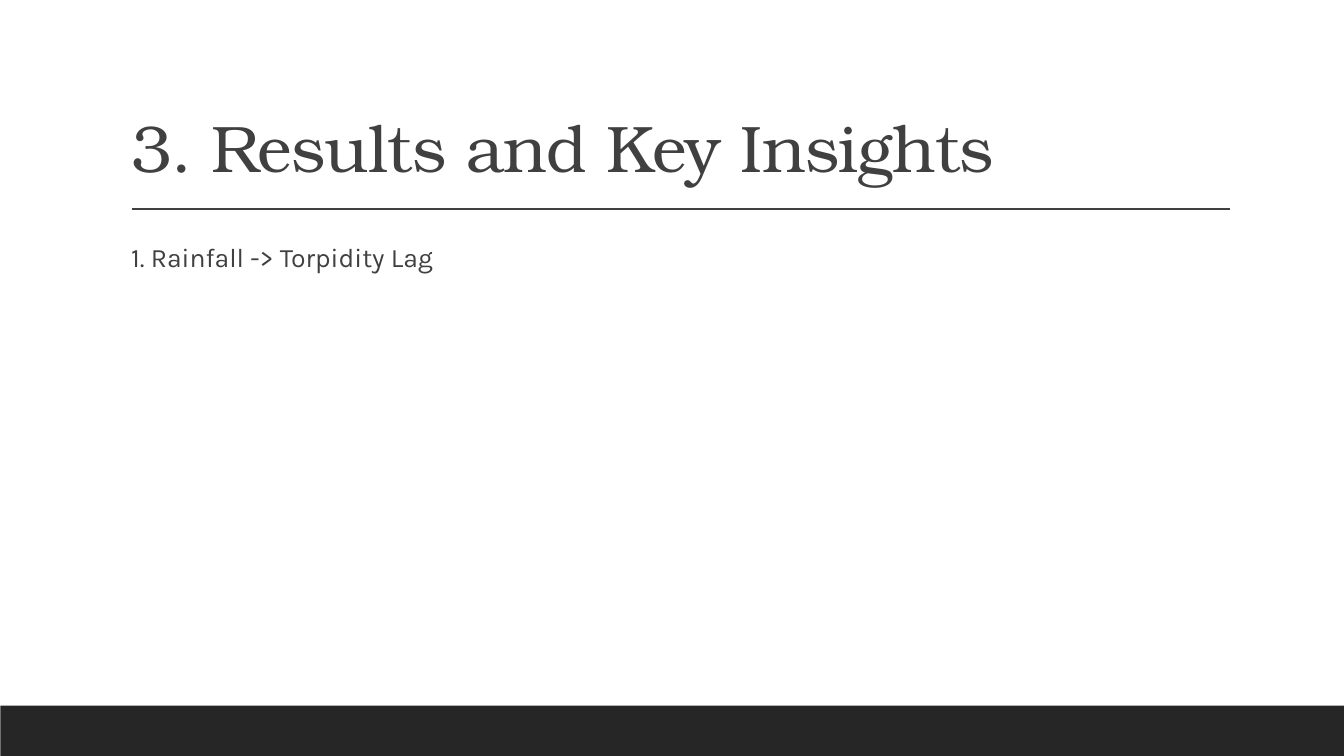
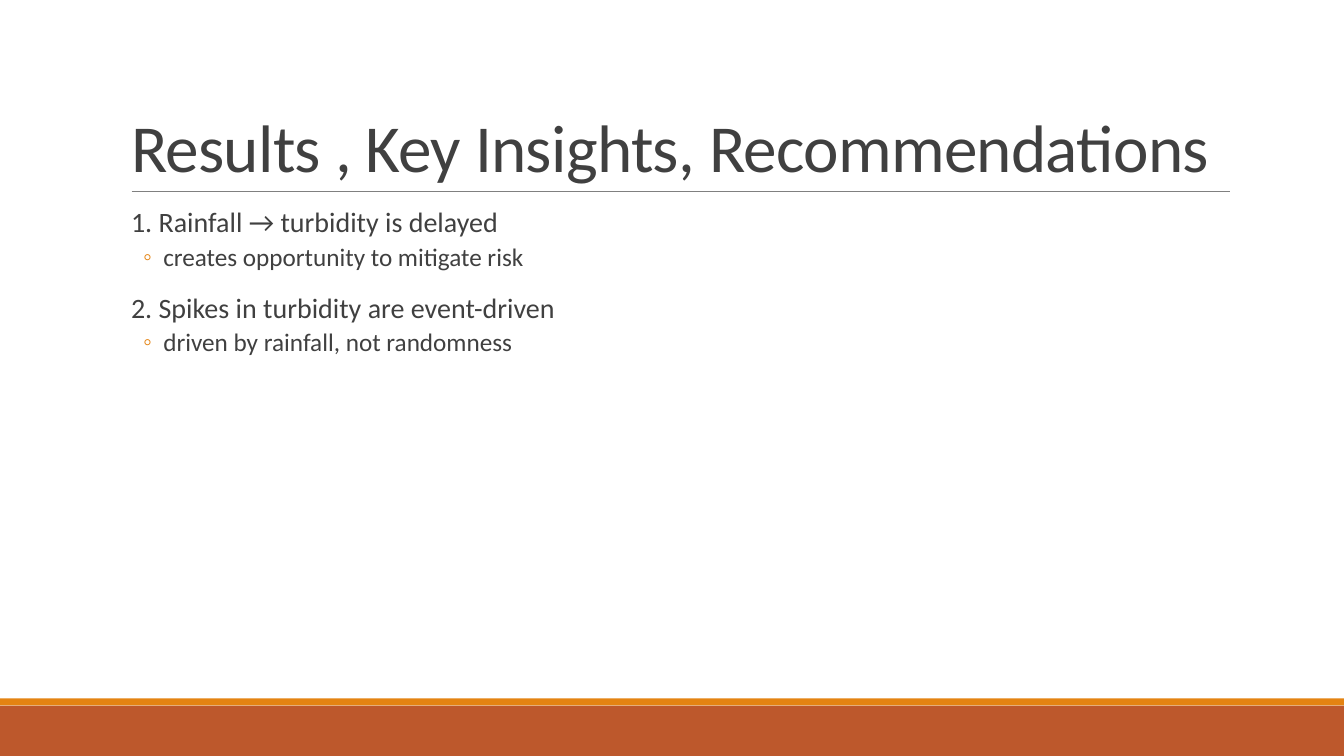
Before and after one commit to pyacobellis/reservoir_analysis, a slide deck: slide 10 of eda/Reservoir Insights Unlock.pptx (slide 6 before the commit). Drawn at 1344x756 pixels with LibreOffice and Linux fonts; fonts in the diff are those of the drawing. Boxes give left, top, right and bottom in pixels: in the first picture for what was removed or moved away, otherwise in the second. Text is boxed around its words. In the diff, an @@ line names an element or a change of style, - is before the commit and + after.

Commit message:
addl distribution analysis, depth stratification, recommendations

```diff
--- a/eda/Reservoir Insights Unlock.pptx
+++ b/eda/Reservoir Insights Unlock.pptx
@@ title at bbox=[131, 125, 1209, 184]: text changed; size 47 to 48 pt; font TeX Gyre Bonum to Calibri @@
-3. Results and Key Insights
+Results , Key Insights, Recommendations
@@ line moved from (132, 210) - (1231, 210) to (132, 192) - (1231, 192) @@
@@ line (132, 192) - (1231, 192): stroke #404040 1 pt to #808080 0.5 pt @@
@@ text at bbox=[131, 212, 555, 355]: text changed; size 19 to 20 pt; font Karla to Calibri @@
-  1. Rainfall -> Torpidity Lag
+  1. Rainfall → turbidity is delayed
+  ◦ creates opportunity to mitigate risk
+  2. Spikes in turbidity are event-driven
+  ◦ driven by rainfall, not randomness
@@ rectangle at bbox=[0, 706, 1344, 756]: fill #262626 to #BD582C @@
@@ rectangle added at bbox=[0, 699, 1344, 706], fill #E48312 @@
```
Also in this commit, not shown: 2 other slides changed, 9 slides added, 5 slides removed, 8 other files.
